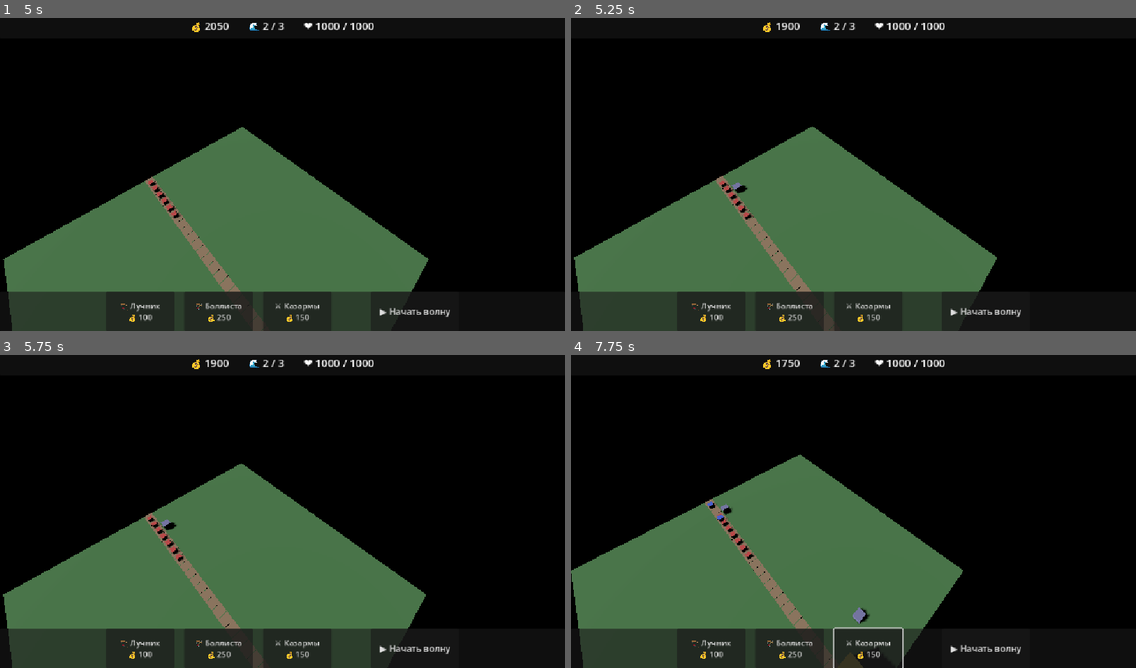
Above: before the commit, frames 1-4 (two rows, left to right).
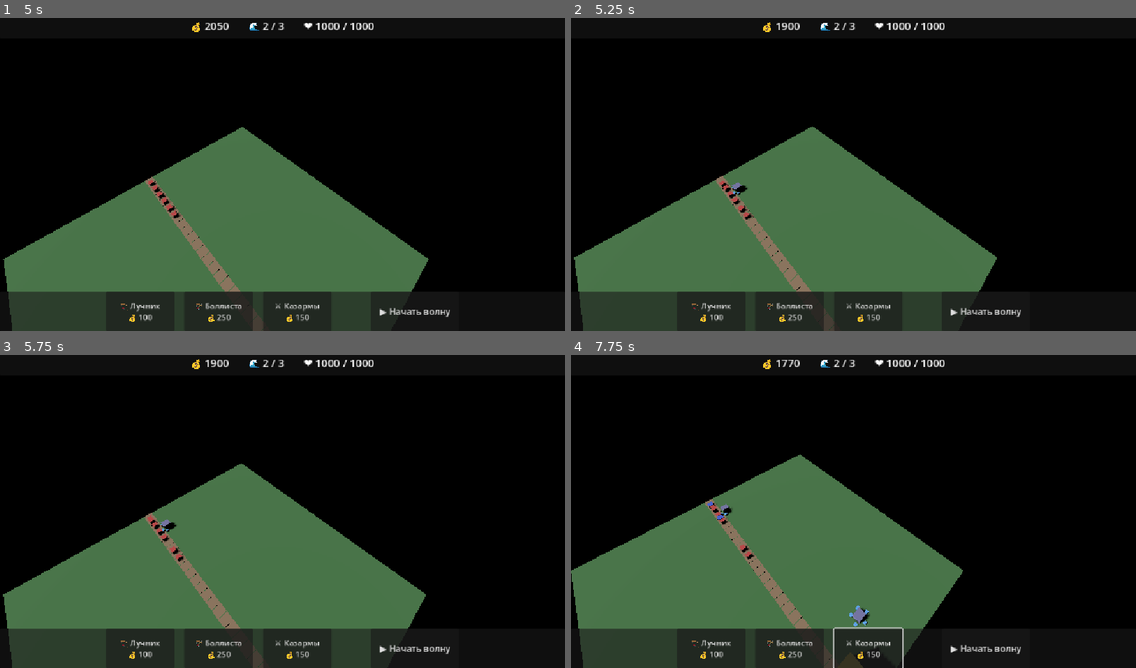
Above: after the commit, the same moments.

Repository: MAQHASKER/tower-defense
Game: Godot game, scene res://scenes/Main.tscn
The game is run twice, just before and just after one commit, with the same random seed, the same clock (stepped at 60 frames per second) and the same inputs.
Inputs (mouse positions are in pixels of both pictures, inside the frame that each line leads up to):
- Up to frame 1 (5 s): click "▶ Начать волну" at 0.5 s; click "▶ Начать волну" at 1.25 s; click "🏹 Лучник 💰 100" at 2 s; click "🏹 Баллиста 💰 250" at 2.75 s; click "⚔️ Казармы 💰 150" at 3.5 s; move the mouse to (406, 155) at 4.27 s; hold Right (ui_right) from 4.28 s (still down); click (406, 155) at 4.42 s
- Up to frame 2 (5.25 s): release Right (ui_right) at 5 s; drag from (740, 187) to (825, 237) at 5.02 s
- Up to frame 3 (5.75 s): no input
- Up to frame 4 (7.75 s): move the mouse to (910, 439) at 5.77 s; hold Right (ui_right) 5.78-6.5 s; drag from (825, 574) to (684, 461) at 6.52 s; move the mouse to (1023, 558) at 7.27 s; hold Left (ui_left) from 7.28 s (still down)

Frame 1 is identical in both runs. In frame 2, less than 0.1% of the frame differs, in the area x 26-31%, y 52-61%; in frame 3, less than 0.1%; in frame 4, 0.2%, in the area x 24-53%, y 1-87%.

Commit message:
Horseman ignores barracks, soldiers chase but can't catch

Diff:
--- a/data/balance.json
+++ b/data/balance.json
@@ -7,7 +7,8 @@
 	  "attack_speed": 1.0,
 	  "reward": 10,
 	  "color": [0.8, 0.3, 0.3],
-	  "size": 1.0
+	  "size": 1.0,
+	  "can_be_blocked": true
 	},
 	"horseman": {
 	  "hp": 60,
@@ -16,7 +17,8 @@
 	  "attack_speed": 0.8,
 	  "reward": 25,
 	  "color": [0.3, 0.4, 0.9],
-	  "size": 1.2
+	  "size": 1.2,
+	  "can_be_blocked": false
 	},
 	"ogre": {
 	  "hp": 200,
@@ -25,7 +27,8 @@
 	  "attack_speed": 1.5,
 	  "reward": 50,
 	  "color": [0.9, 0.8, 0.3],
-	  "size": 1.5
+	  "size": 1.5,
+	  "can_be_blocked": true
 	}
   },
   "towers": {
--- a/scenes/Main.tscn
+++ b/scenes/Main.tscn
@@ -5,7 +5,6 @@
 [ext_resource type="Script" uid="uid://c4vr8wkgpb84d" path="res://scripts/WaveSpawner.gd" id="2_rarhs"]
 [ext_resource type="PackedScene" uid="uid://c36webiv4r64f" path="res://scenes/ui/HUD.tscn" id="3_0bbpv"]
 [ext_resource type="PackedScene" uid="uid://ckelhfhwqqjy8" path="res://scenes/ui/BuildPanel.tscn" id="5_vcsgt"]
-[ext_resource type="Script" uid="uid://cbnwyhovxl4gh" path="res://scripts/ui/BuildPanel.gd" id="6_c01mt"]
 
 [sub_resource type="Sky" id="Sky_4t1ab"]
 
@@ -38,4 +37,3 @@
 environment = SubResource("Environment_xwvtf")
 
 [node name="BuildPanel" parent="." unique_id=911984422 instance=ExtResource("5_vcsgt")]
-script = ExtResource("6_c01mt")
--- a/scripts/Main.gd
+++ b/scripts/Main.gd
@@ -70,10 +70,16 @@
 		print("Не хватает золота")
 		return
 
-	var tower := Tower.new()
-	tower.position = Constants.cell_to_world(cell)
-	tower.setup(selected_tower_type, cell)
-	entities.add_child(tower)
+	if selected_tower_type == "barracks":
+		var barracks := Barracks.new()
+		barracks.position = Constants.cell_to_world(cell)
+		entities.add_child(barracks)
+		barracks.setup(cell)
+	else:
+		var tower := Tower.new()
+		tower.position = Constants.cell_to_world(cell)
+		entities.add_child(tower)
+		tower.setup(selected_tower_type, cell)
 	grid.occupy(cell)
 
 	print("Построена башня: ", selected_tower_type, " на ", cell)
--- /dev/null
+++ b/scripts/buildings/Barracks.gd
@@ -0,0 +1,60 @@
+class_name Barracks
+extends Node3D
+
+const SOLDIER_COUNT := 5
+const RESPAWN_TIME := 15.0
+const SOLDIER_HP := 50.0
+const SOLDIER_DAMAGE := 5.0
+
+var cell: Vector2i
+var soldiers: Array[Soldier] = []
+var _respawn_queue: Array[float] = []
+
+var _mesh: MeshInstance3D
+
+func setup(barracks_cell: Vector2i) -> void:
+	cell = barracks_cell
+	add_to_group("barracks")
+
+	_mesh = MeshInstance3D.new()
+	var box := BoxMesh.new()
+	box.size = Vector3(1.6, 1.6, 1.6)
+	var mat := StandardMaterial3D.new()
+	mat.albedo_color = Color(0.5, 0.5, 0.7)
+	box.material = mat
+	_mesh.mesh = box
+	_mesh.position.y = 0.8
+	add_child(_mesh)
+
+	for i in range(SOLDIER_COUNT):
+		_spawn_soldier(i)
+
+func _spawn_soldier(index: int) -> void:
+	var soldier := Soldier.new()
+	var offset := _get_offset(index)
+	soldier.setup(SOLDIER_HP, SOLDIER_DAMAGE)
+	add_child(soldier)
+	var home := global_position + offset
+	soldier.global_position = home
+	soldier.home_position = home
+	soldiers.append(soldier)
+
+func _get_offset(index: int) -> Vector3:
+	var angle := (float(index) / SOLDIER_COUNT) * TAU
+	var radius := 1.4
+	return Vector3(cos(angle) * radius, 0, sin(angle) * radius)
+
+func _process(delta: float) -> void:
+	var i := _respawn_queue.size() - 1
+	while i >= 0:
+		_respawn_queue[i] -= delta
+		if _respawn_queue[i] <= 0.0:
+			_respawn_queue.remove_at(i)
+			_spawn_soldier(soldiers.size())
+		i -= 1
+
+func on_soldier_died() -> void:
+	for i in range(soldiers.size() - 1, -1, -1):
+		if not is_instance_valid(soldiers[i]):
+			soldiers.remove_at(i)
+	_respawn_queue.append(RESPAWN_TIME)
--- a/scripts/units/Enemy.gd
+++ b/scripts/units/Enemy.gd
@@ -8,6 +8,7 @@
 var damage: float = 5.0
 var attack_speed: float = 1.0
 var reward: int = 10
+var can_be_blocked: bool = true
 
 # Путь
 var path_cells: Array[Vector2i] = []
@@ -52,6 +53,7 @@
 		var c: Array = stats.get("color", [0.8, 0.3, 0.3])
 		color = Color(c[0], c[1], c[2])
 		size = stats.get("size", 1.0)
+		can_be_blocked = stats.get("can_be_blocked", true)
 
 	# Визуал
 	_mesh = MeshInstance3D.new()
@@ -74,6 +76,13 @@
 			GameManager.damage_base(damage)
 			_attack_timer = attack_speed
 		return
+
+	# Проверка блокировки воином (всадник не блокируется)
+	if can_be_blocked:
+		var blocker := _find_blocker()
+		if blocker:
+			_attack_blocker(blocker, delta)
+			return
 
 	if path_cells.size() < 2:
 		return
@@ -110,3 +119,24 @@
 func die() -> void:
 	GameManager.add_gold(reward)
 	queue_free()
+
+func _find_blocker() -> Soldier:
+	var range_world := 1.5 * Constants.CELL_SIZE   # радиус блокировки 2 клетки
+	var closest: Soldier = null
+	var closest_dist := INF
+
+	for soldier in get_tree().get_nodes_in_group("soldiers"):
+		if not is_instance_valid(soldier):
+			continue
+		var d := global_position.distance_to(soldier.global_position)
+		if d <= range_world and d < closest_dist:
+			closest = soldier
+			closest_dist = d
+
+	return closest
+
+func _attack_blocker(soldier: Soldier, delta: float) -> void:
+	_attack_timer -= delta
+	if _attack_timer <= 0.0:
+		soldier.take_damage(damage)
+		_attack_timer = attack_speed
--- /dev/null
+++ b/scripts/units/Soldier.gd
@@ -0,0 +1,96 @@
+class_name Soldier
+extends Node3D
+
+var hp: float = 50.0
+var max_hp: float = 50.0
+var damage: float = 5.0
+var attack_speed: float = 1.0
+var attack_range: float = 0.8
+var detect_range: float = 4.5
+var move_speed: float = 4.0
+var home_position: Vector3 = Vector3.ZERO
+
+var _attack_timer: float = 0.0
+var _current_target: Enemy = null
+var _mesh: MeshInstance3D
+
+func setup(hp_val: float = 50.0, dmg: float = 5.0) -> void:
+	hp = hp_val
+	max_hp = hp_val
+	damage = dmg
+	add_to_group("soldiers")
+
+	_mesh = MeshInstance3D.new()
+	var box := BoxMesh.new()
+	box.size = Vector3(0.55, 0.55, 0.55)
+	var mat := StandardMaterial3D.new()
+	mat.albedo_color = Color(0.4, 0.7, 1.0)
+	box.material = mat
+	_mesh.mesh = box
+	_mesh.position.y = 0.275
+	add_child(_mesh)
+	# home_position устанавливается снаружи, после add_child
+
+func _process(delta: float) -> void:
+	if _current_target:
+		if not is_instance_valid(_current_target):
+			_current_target = null
+		else:
+			var d_home := home_position.distance_to(_current_target.global_position)
+			if d_home > detect_range * Constants.CELL_SIZE:
+				_current_target = null
+
+	if not _current_target:
+		_current_target = _find_enemy()
+
+	if _current_target:
+		_engage_target(delta)
+	else:
+		_return_home(delta)
+
+func _engage_target(delta: float) -> void:
+	var dist := global_position.distance_to(_current_target.global_position)
+	var attack_dist_world := attack_range * Constants.CELL_SIZE
+
+	if dist > attack_dist_world:
+		var dir := (_current_target.global_position - global_position).normalized()
+		global_position += dir * move_speed * Constants.CELL_SIZE * delta
+	else:
+		_attack_timer -= delta
+		if _attack_timer <= 0.0:
+			_current_target.take_damage(damage)
+			_attack_timer = attack_speed
+
+func _return_home(delta: float) -> void:
+	var dist := global_position.distance_to(home_position)
+	if dist > 0.1:
+		var dir := (home_position - global_position).normalized()
+		global_position += dir * move_speed * Constants.CELL_SIZE * delta
+	else:
+		global_position = home_position
+
+func _find_enemy() -> Enemy:
+	var range_world := detect_range * Constants.CELL_SIZE
+	var closest: Enemy = null
+	var closest_dist := INF
+
+	for enemy in get_tree().get_nodes_in_group("enemies"):
+		if not is_instance_valid(enemy):
+			continue
+		var d := home_position.distance_to(enemy.global_position)
+		if d <= range_world and d < closest_dist:
+			closest = enemy
+			closest_dist = d
+
+	return closest
+
+func take_damage(amount: float) -> void:
+	hp -= amount
+	if hp <= 0:
+		die()
+
+func die() -> void:
+	var parent_barracks = get_parent()
+	if parent_barracks and parent_barracks.has_method("on_soldier_died"):
+		parent_barracks.on_soldier_died()
+	queue_free()
Not shown, added: scripts/buildings/Barracks.gd.uid
Not shown, added: scripts/units/Soldier.gd.uid
